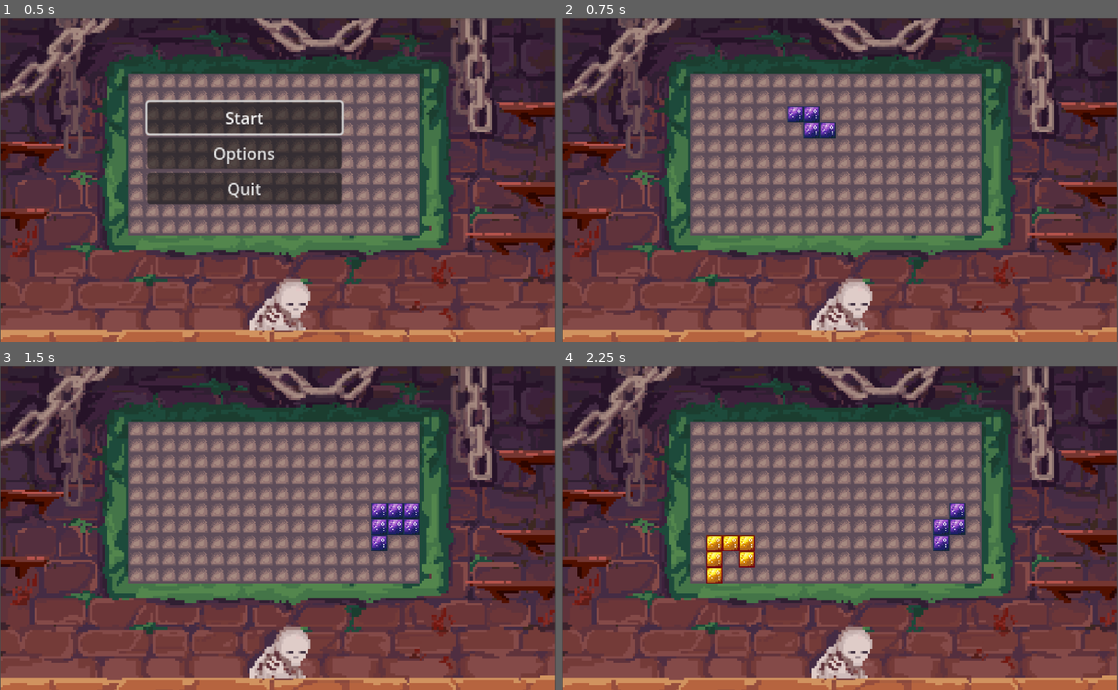
Above: before the commit, frames 1-4 (two rows, left to right).
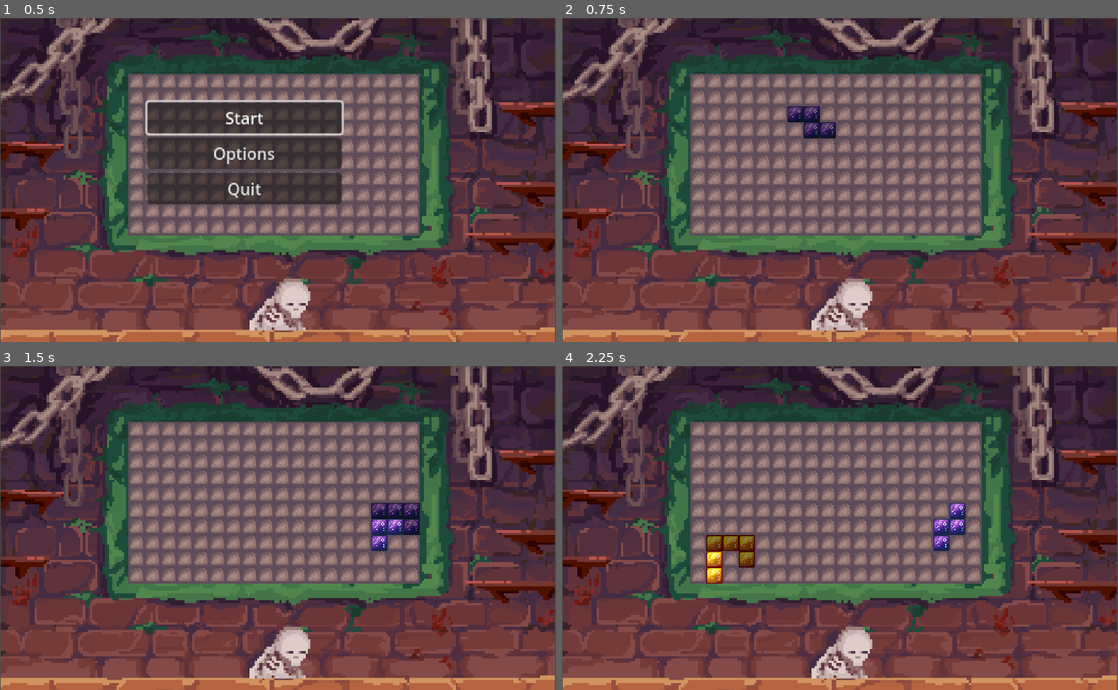
Above: after the commit, the same moments.

Repository: Coffin-Likker/tetrarcana
Game: Godot game, scene res://scenes/main.tscn
The game is run twice, just before and just after one commit, with the same random seed, the same clock (stepped at 60 frames per second) and the same inputs.
Inputs (mouse positions are in pixels of both pictures, inside the frame that each line leads up to):
- Up to frame 1 (0.5 s): no input
- Up to frame 2 (0.75 s): click "Start" at 0.5 s
- Up to frame 3 (1.5 s): tap Enter at 1.25 s; move the mouse to (400, 511) at 1.27 s; tap E (rotate_clockwise) at 1.35 s; click (400, 511) at 1.42 s
- Up to frame 4 (2.25 s): tap Space at 2 s; move the mouse to (728, 544) at 2.02 s; tap Q (rotate_counterclockwise) at 2.1 s; click (728, 544) at 2.17 s

Frame 1 is identical in both runs. In frame 2, 0.5% of the frame differs, in the area x 40-50%, y 27-38%; in frame 3, 0.5%; in frame 4, 0.6%, in the area x 25-35%, y 52-63%.

Commit message:
Adds comments for Title refact

Diff:
--- a/scripts/tile_map.gd
+++ b/scripts/tile_map.gd
@@ -40,11 +40,17 @@
 # Tile IDs
 
 # Tile IDs for each player
+# THIS NEEDS FIXING
+# we neeed Player 1 and 2 color, that's also going to be used when it's respective piece CAN BE PLACED.
+# and then we need the Obscure version of Player 1 and 2 color, that symbolize when it's noot possible to place a piece
+# and empty tile, so 5 in total
+# I think refactoring as to be done where the INVALID_GHOST_TILE becomes INVALID_GHOST_TILE_PLAYER_1 and INVALID_GHOST_TILE_PLAYER_2
+# OR refact the Ghost tiles temselves and remove INVALID_GHOST_TILE from the code
 const PLAYER_1_TILE = Vector2i(0, 0)
 const PLAYER_2_TILE = Vector2i(2, 0)  # Red tile
 const EMPTY_TILE = Vector2i(4, 0)
-const GHOST_TILE = Vector2i(0, 0)
-const GHOST_TILE_OPPONENT = Vector2i(2, 0)
+const GHOST_TILE = Vector2i(1, 0)
+const GHOST_TILE_OPPONENT = Vector2i(3, 0)
 const INVALID_GHOST_TILE = Vector2i(2, 0)
 
 # Layer constants
